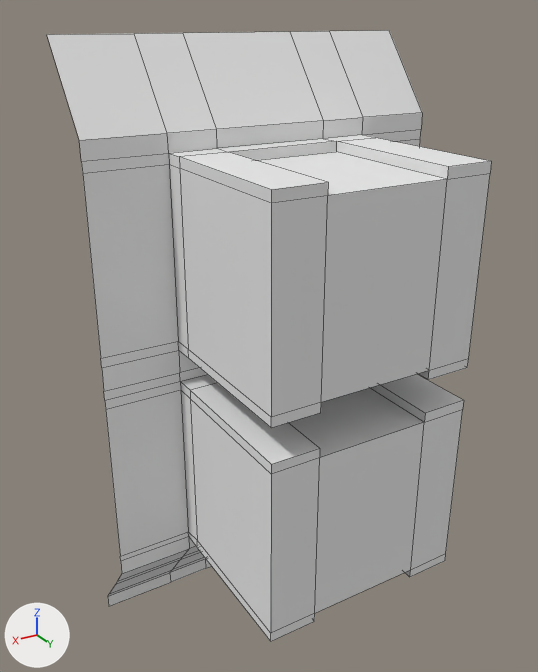
What one commit did to the OBJ model art/3D_Env/3D_Assets/3D_Models/Env_Models/1_Prison/WallCellsBasePrison.obj.
The view is the same before and after, from a camera (50 mm lens) standing at (5.06, 11.68, 8.5) and looking at (0.28, 3.73, 4.52). The axes (+X, +Y, +Z) are drawn at lower left. The lights are the same throughout. The older version comes first. Mesh edges are drawn as thin lines. Where no turn or scale is listed for an object, it has been applied to the vertices.

In view in the first picture: 'WallCellsBasePrison'.
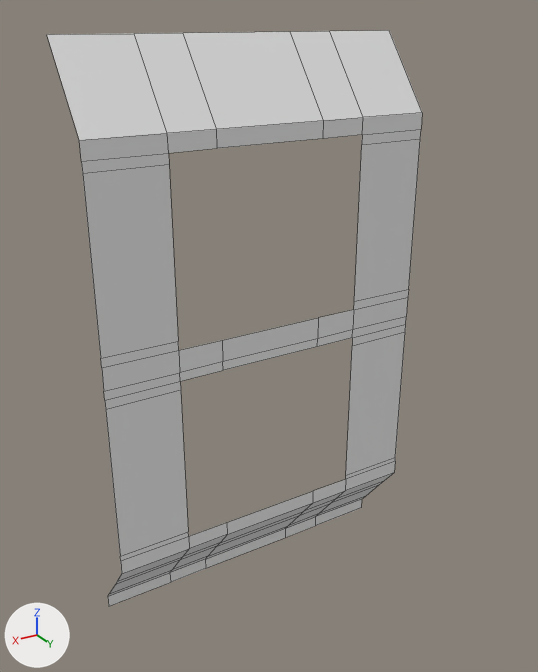
Where the change shows, as pixel boxes (x1, y1, x2, y2) in the pictures (538 x 672 px):
'WallCellsBasePrison', reshaped (16% narrower)
    before: (47, 30, 491, 641)
    after: (47, 30, 422, 606)
part 1 of me_wallcellsbaseprison, deleted
    before: (169, 135, 491, 641)

The change, as a list of edits to the scene's bpy script:
```text
Change me_wallcellsbaseprison:
    used by ob_wallcellsbaseprison; location = (0.0, 0.0, 0.0)
    remove me_wallcellsbaseprison.from_pydata(...)  # 158 vertices, 136 faces; spans x -2.5..2.5, y 2.5..5.7, z -0.1..8.3
    add me_wallcellsbaseprison.from_pydata(...)  # 94 vertices, 62 faces; spans x -2.5..2.5, y 2.5..3.34, z -0.1..8.3
    me_wallcellsbaseprison part 1
    64 vertices are removed from x -1.44..1.44, y 3.64..5.7, z 1.4..7.0
    74 faces are deleted
```
